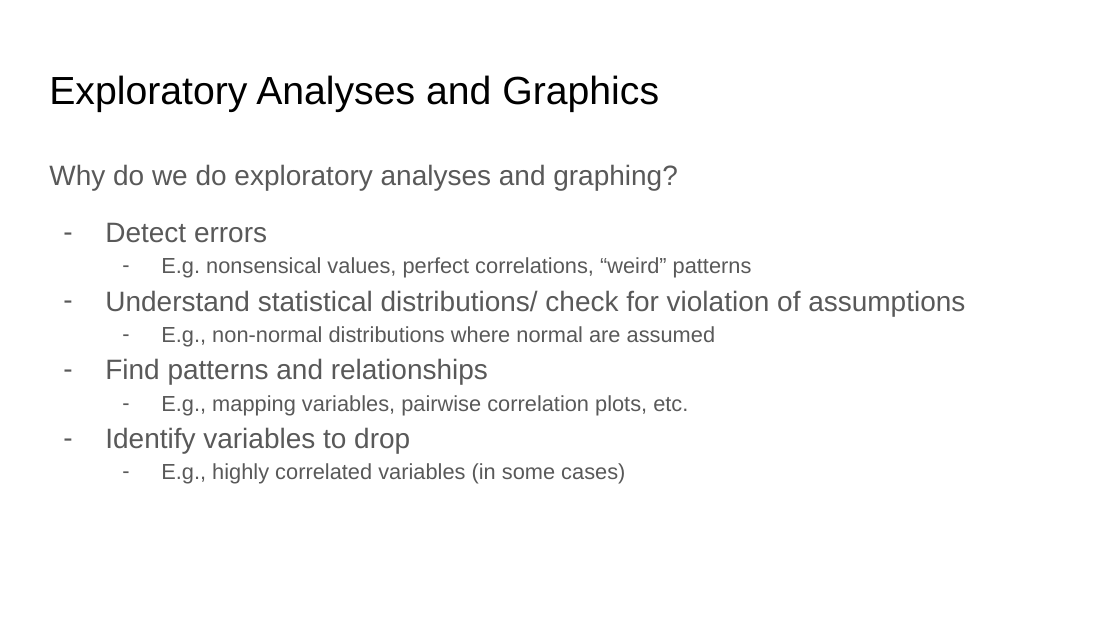
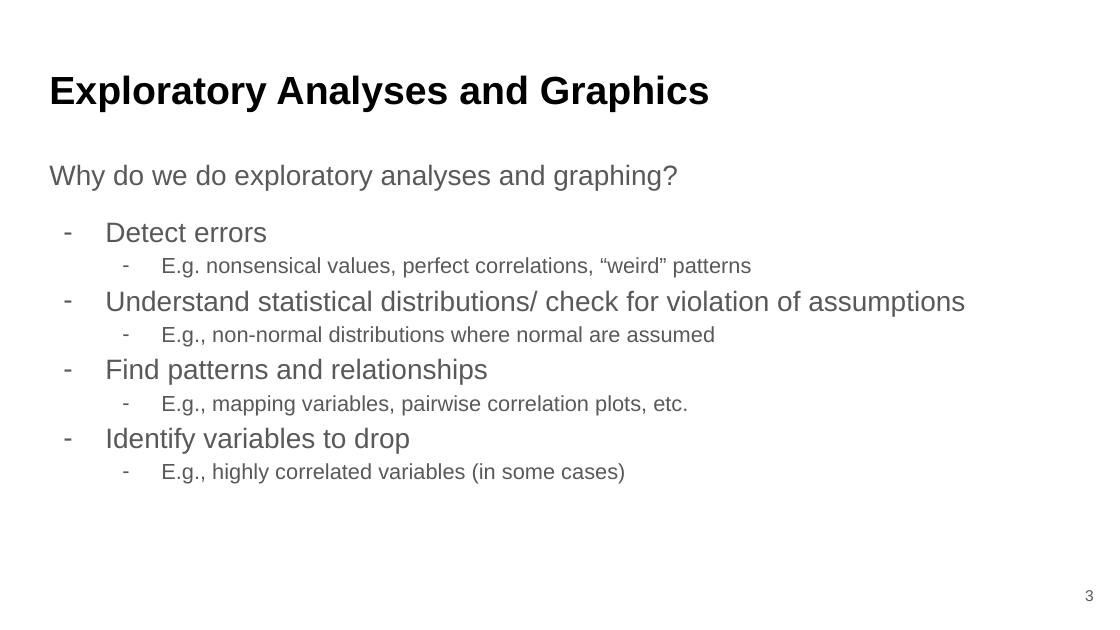
Before and after one commit to bmaitner/biometry_course, a slide deck: slide 3 of lectures/Lecture_05_exploratory_analyses_I.pptx. Drawn at 1120x630 pixels with LibreOffice and Linux fonts; fonts in the diff are those of the drawing. Boxes give left, top, right and bottom in pixels: in the first picture for what was removed or moved away, otherwise in the second. Text is boxed around its words. In the diff, an @@ line names an element or a change of style, - is before the commit and + after.

```diff
--- a/lectures/Lecture_05_exploratory_analyses_I.pptx
+++ b/lectures/Lecture_05_exploratory_analyses_I.pptx
@@ title "Exploratory Analyses and Graphics" at bbox=[49, 75, 710, 112]: bold on @@
@@ page number added at bbox=[1085, 590, 1094, 601], 10 pt, text #595959 @@
+3
```
Also in this commit, not shown: 5 other slides changed, 22 slides added, 1 other file.
